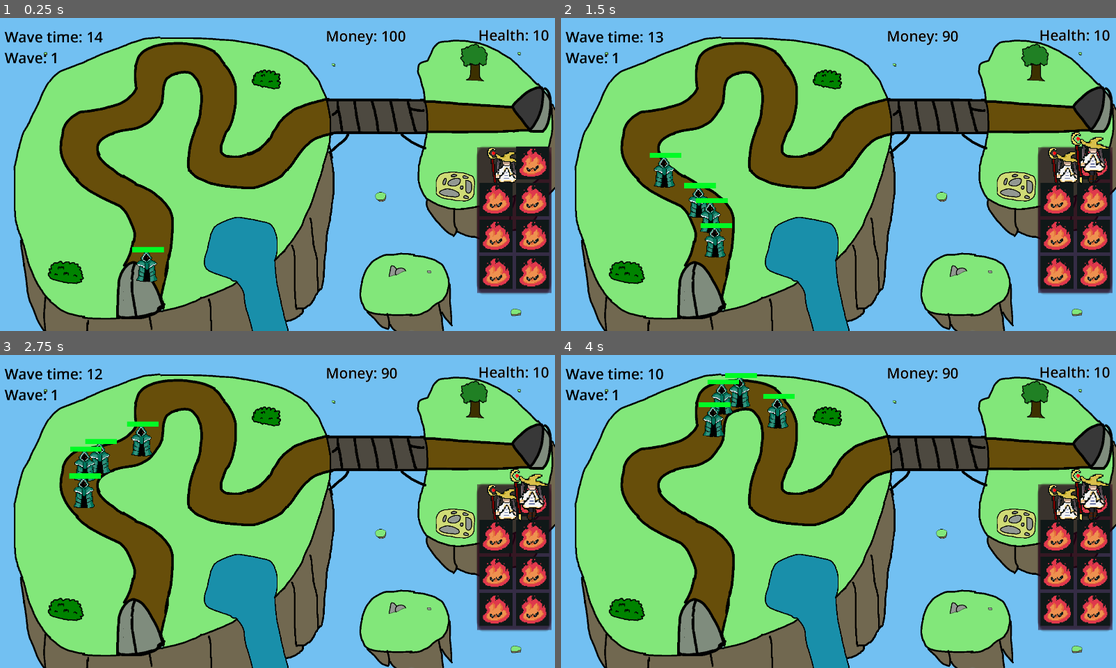
Above: before the commit, frames 1-4 (two rows, left to right).
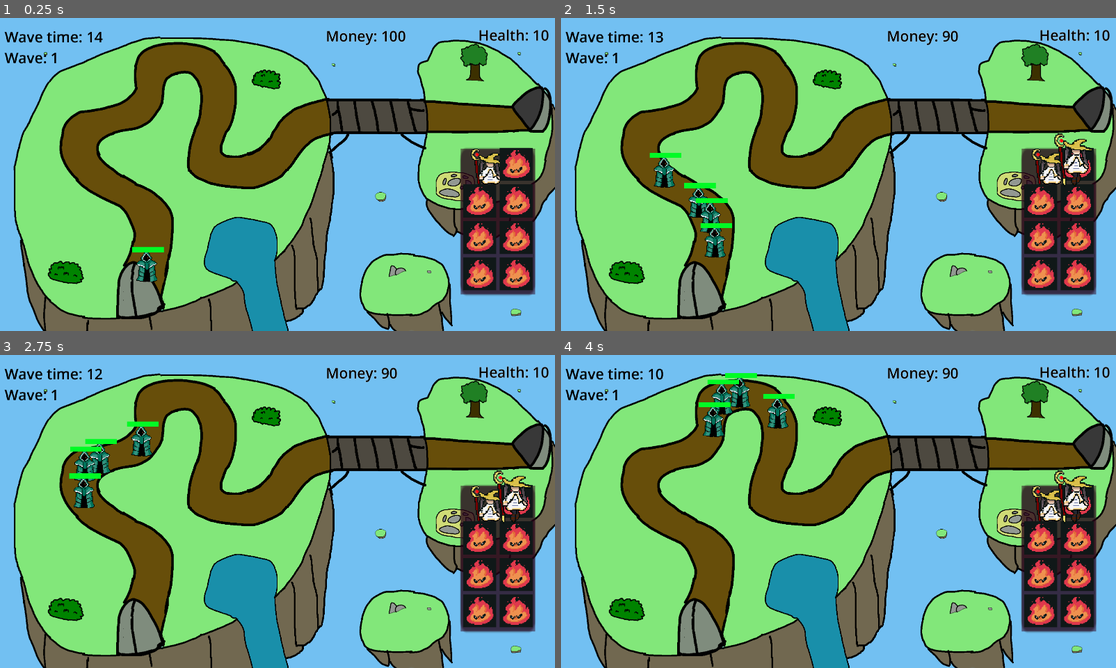
Above: after the commit, the same moments.

Repository: EricFergs/Frieren-tower-defense
Game: Godot game, scene res://main.tscn
The game is run twice, just before and just after one commit, with the same random seed, the same clock (stepped at 60 frames per second) and the same inputs.
Inputs (mouse positions are in pixels of both pictures, inside the frame that each line leads up to; where the layout moved, square brackets give the same spot in the first picture):
- Up to frame 1 (0.25 s): no input
- Up to frame 2 (1.5 s): click (1038, 165) [1054, 161] at 0.5 s; click (1077, 165) [1093, 161] at 1.25 s
- Up to frame 3 (2.75 s): click (477, 536) [493, 536] at 2 s
- Up to frame 4 (4 s): click (1077, 536) [1093, 536] at 2.75 s; click (1038, 574) [1054, 574] at 3.5 s

The runs differ from the first frame. In frame 1, 6.3% of the frame differs, in the area x 82-100%, y 40-89%; in frame 2, 6.6%, in the area x 82-100%, y 36-89%; in frame 3, 6.6%; in frame 4, 6.6%.

Commit message:
Cleaner Area2D and refunding

Diff:
--- a/control.gd
+++ b/control.gd
@@ -1,5 +1,6 @@
 extends Control
 
+@onready var tower_areas: Area2D = $"../TowerAreas"
 
 @onready var tower_scene: PackedScene = preload("res://Towers/tower1.tscn")  # Replace with your actual tower scene path
 var placing = false
@@ -15,7 +16,14 @@
 # Called every frame. 'delta' is the elapsed time since the previous frame.
 func _process(delta: float) -> void:
 	if placing:
+		if tower_areas.has_overlapping_bodies():
+			tower_instance.make_red()
+			placeable = false
+		else:
+			tower_instance.make_blue()
+			placeable = true
 		follow_mouse()
+
 
 func follow_mouse():
 	if tower_instance:
@@ -45,15 +53,5 @@
 				tower_instance.queue_free()
 				placing = false
 				tower_instance = null  # Clear the reference to the tower instance
-
-
-func _on_tower_areas_body_entered(body: Node2D) -> void:
-	if tower_instance and not body.is_in_group("Enemy"):
-		tower_instance.make_red()
-		placeable = false
-
-
-func _on_tower_areas_body_exited(body: Node2D) -> void:
-	if tower_instance and not body.is_in_group("Enemy"):
-		tower_instance.make_blue()
-		placeable = true
+				Global.money += 10
+				money.text = "Money: " + str(Global.money)
--- a/main.tscn
+++ b/main.tscn
@@ -1107,10 +1107,10 @@
 texture_filter = 1
 layout_mode = 3
 anchors_preset = 0
-offset_left = 1660.0
-offset_top = 443.0
-offset_right = 1660.0
-offset_bottom = 443.0
+offset_left = 1603.0
+offset_top = 448.0
+offset_right = 1603.0
+offset_bottom = 448.0
 scale = Vector2(3, 3)
 script = ExtResource("8_2im18")
 metadata/_edit_group_ = true
@@ -1203,12 +1203,13 @@
 collision_mask = 2
 
 [node name="CollisionPolygon2D" type="CollisionPolygon2D" parent="TowerAreas"]
+visible = false
 build_mode = 1
-polygon = PackedVector2Array(-6.74366, 6.61238, -6.36727, 4. …(406 unchanged characters)… 595951, -4.00651, 0.293698, -5.22258, 1.10351, -5.54832, 8.25492, -5.04886, 8.80239, -3.85451, 8.51725, -3.74593, 1.24038, -3.78936, 0.407756, -3.18132, …(420 unchanged characters)…
+polygon = PackedVector2Array(-6.74366, 6.61238, -6.36727, 4. …(406 unchanged characters)… 595951, -4.00651, 0.293698, -5.22258, 1.05788, -5.61346, 1.14913, -4.52769, 1.24038, -3.78936, 0.407756, -3.18132, …(420 unchanged characters)…
 
 [node name="CollisionPolygon2D2" type="CollisionPolygon2D" parent="TowerAreas"]
-scale = Vector2(1, 1)
-polygon = PackedVector2Array(-11.9447, 11.4767, -11.9219, -1 …(134 unchanged characters)… 57, 5.17536, 10.0651, 6.36156, 7.91531, 6.29313, 2.50814, 9.25863, 0.749186, 9.78329, -2.68187, 9.95438, -5.6569, 8.83661, -9.37025, 7.25121, -11.1292, 5.26661, -10.9555, 4.62789, -8.80565, 4.73054, -6.46037, 4.86741, -5.98263, 5.0385, -3.35505, 4.81038, -3.07275, 4.46821, -0.510315, 4.71913, 1.90011, 6.27032, 2.87731, 6.38437, 7.91531, 5.60878, 5.46146, 3. …(399 unchanged characters)…
+visible = false
+polygon = PackedVector2Array(-11.9447, 11.4767, -11.9219, -1 …(134 unchanged characters)… 57, 5.17536, 10.0651, 6.36156, 7.91531, 8.28913, 1.40065, 9.25863, 0.749186, 9.78329, -2.68187, 9.95438, -5.6569, 8.83661, -9.37025, 7.25121, -11.1292, 5.26661, -10.9555, 4.62789, -8.80565, 4.97006, -6.28664, 8.30054, -5.35288, 8.98489, -3.59392, 4.81038, -3.07275, 4.46821, -0.510315, 4.71913, 1.90011, 7.86712, 2.50814, 6.38437, 7.91531, 5.60878, 5.46146, 3. …(399 unchanged characters)…
 
 [node name="CharacterBody2D" type="CharacterBody2D" parent="."]
 
